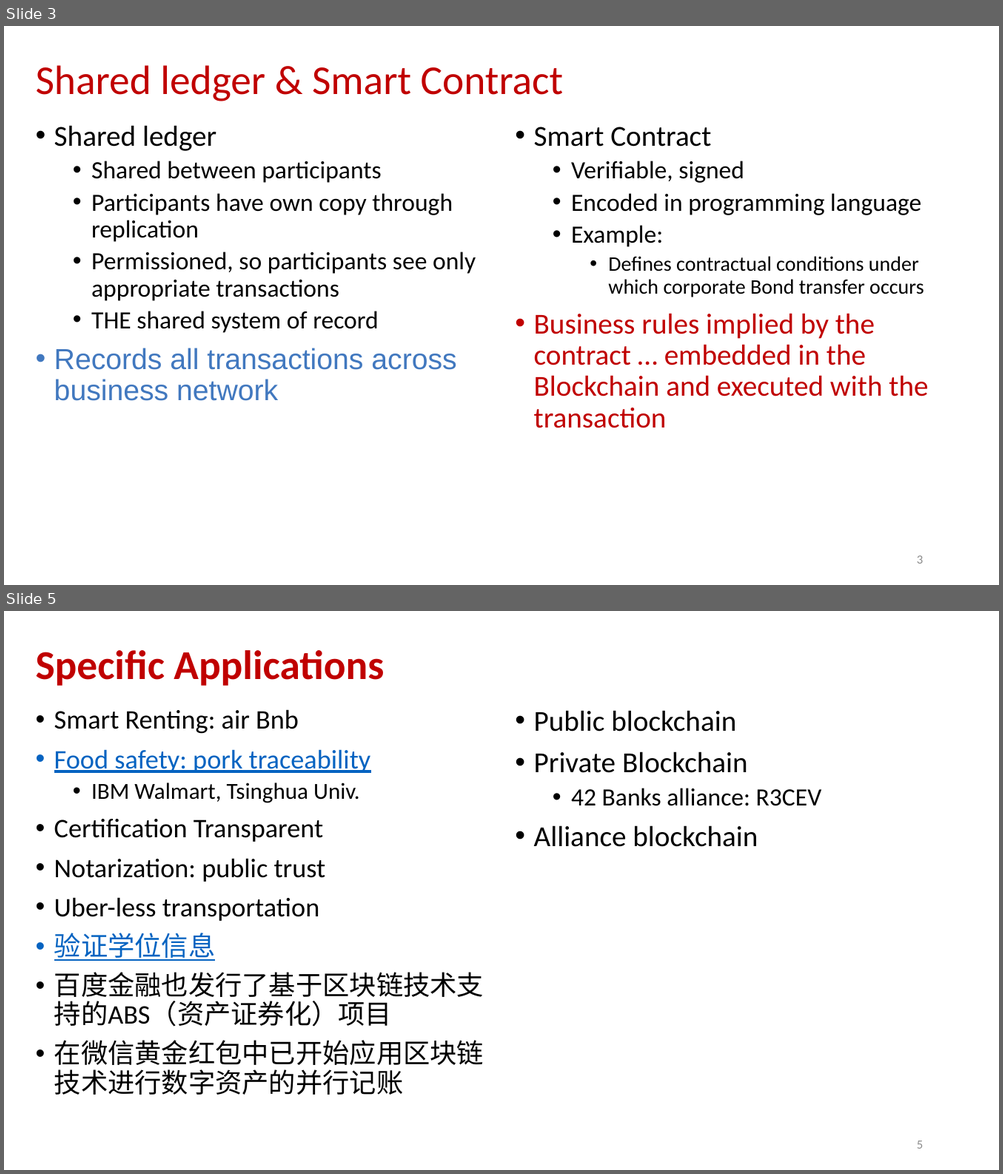
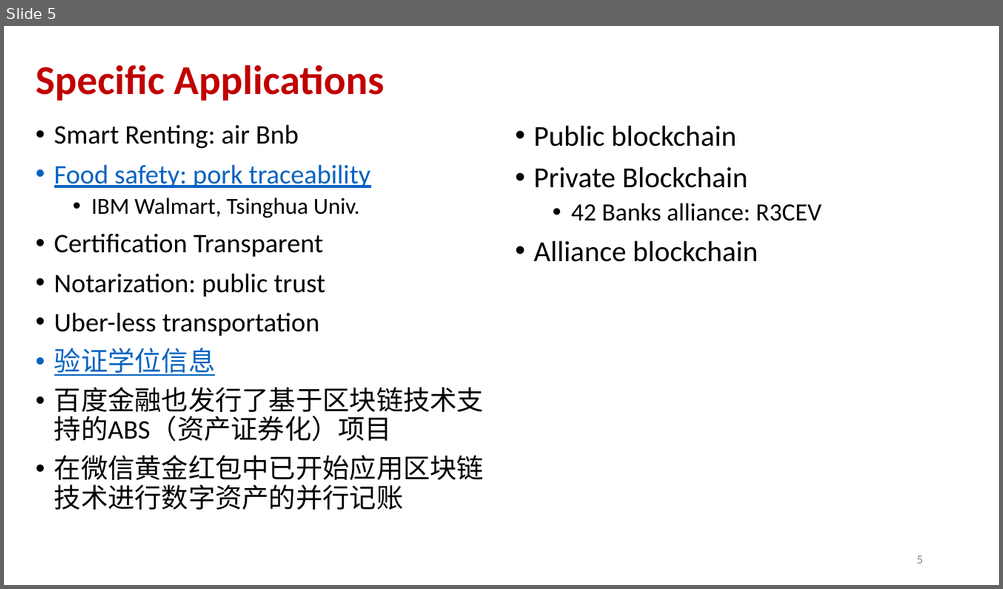
Before and after one commit to andyplusplus/blockchain, a slide deck: how_bitcoin_works/How_04_blockchain_applications.pptx. Shown one above the other, each under a label of ours: slides 3 and 5 before the commit, slide 5 after it; the slides between them are not shown. The pictures are 1003x1174 and 1003x589 pixels, drawn with LibreOffice and Linux fonts; fonts in the diff are those of the drawing. Boxes give left, top, right and bottom in pixels: in the first picture for what was removed or moved away, otherwise in the second. Text is boxed around its words. In the diff, an @@ line names an element or a change of style, - is before the commit and + after.

```diff
--- a/how_bitcoin_works/How_04_blockchain_applications.pptx
+++ b/how_bitcoin_works/How_04_blockchain_applications.pptx
@@ slide 3 removed at (4, 26, 999, 585), background #FFFFFF @@
@@ title removed at (36, 65, 563, 101) @@
-Shared ledger & Smart Contract
@@ text removed at (54, 125, 475, 401) @@
-• Shared ledger
-  • Shared between participants
-  • Participants have own copy through replication
-  • Permissioned, so participants see only appropriate transactions
-  • THE shared system of record
-• Records all transactions across business network
@@ text removed at (534, 127, 928, 429) @@
-• Smart Contract
-  • Verifiable, signed
-  • Encoded in programming language
-  • Example:
-    • Defines contractual conditions under which corporate Bond transfer occurs
-• Business rules implied by the contract … embedded in the Blockchain and executed with the transaction
@@ page number removed at (916, 556, 922, 564) @@
-3
```
Also in this commit, not shown: 4 slides added, 3 other slides removed, 10 other files.
